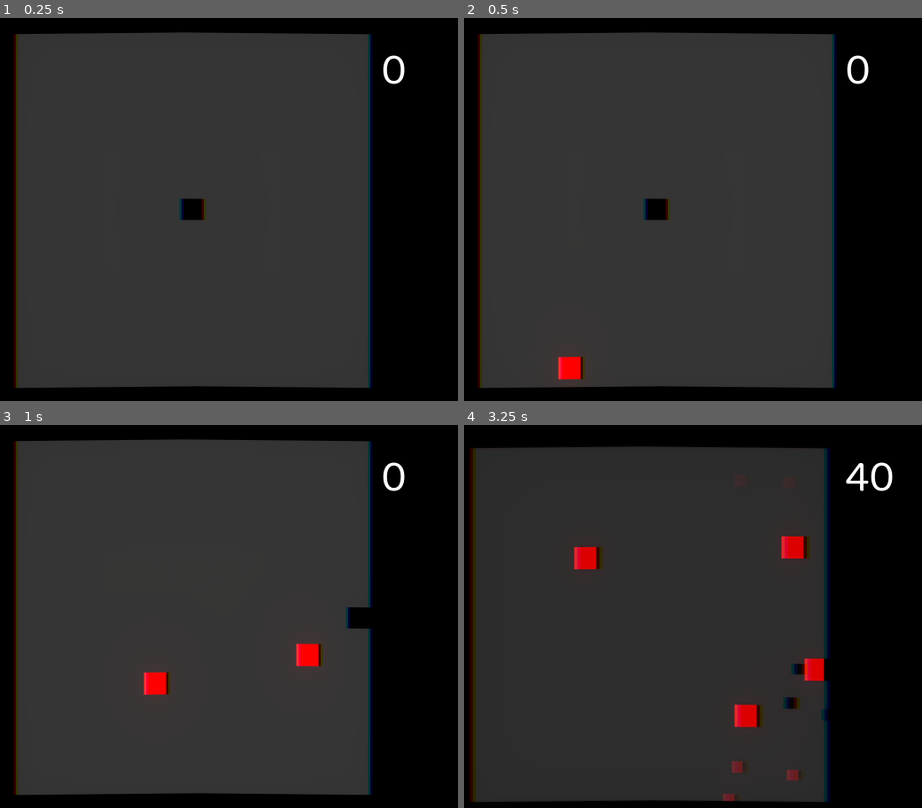
Above: before the commit, frames 1-4 (two rows, left to right).
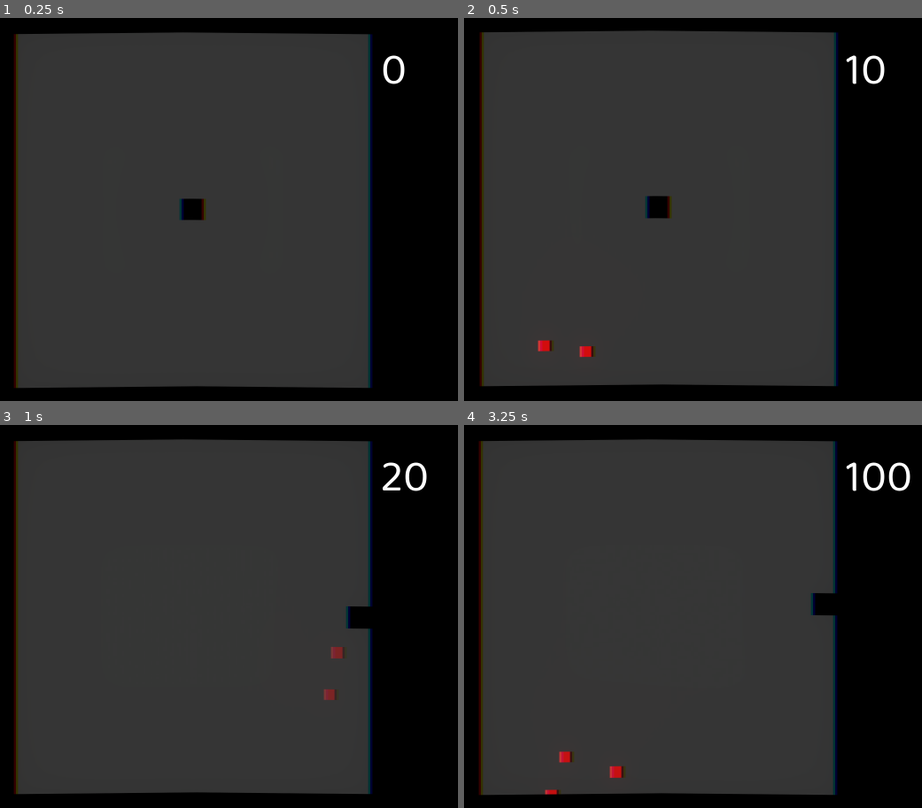
Above: after the commit, the same moments.

Repository: mariothedog/Dodge-and-Explode-
Game: Godot game, scene res://Levels/Endless Level.tscn
Same seed, same stepped clock (60 frames per second), same inputs: the game is played once before the commit and once after it. The engine's default icon, where the game draws it, is replaced by a stand-in: a white triangle on a blue panel in a dark square.
Inputs:
- Up to frame 1 (0.25 s): no input
- Up to frame 2 (0.5 s): no input
- Up to frame 3 (1 s): hold D (move_right) from 0.53 s (still down); tap Space (dash) at 0.6 s
- Up to frame 4 (3.25 s): release D (move_right) at 1.28 s; hold S (move_down) 1.28-2.03 s; tap Space (dash) at 1.35, 2.1, 2.85 s; hold D (move_right) 2.03-2.78 s; hold W (move_up) from 2.78 s (still down)

Frame 1 is identical in both runs. In frame 2, 3.9% of the frame differs, in the area x 3-92%, y 3-97%; in frame 3, 1.4%; in frame 4, 11%, in the area x 1-98%, y 3-99%.

Commit message:
Fixed enemy collision enabler bug.

Diff:
--- a/Enemies/Enemy.gd
+++ b/Enemies/Enemy.gd
@@ -39,7 +39,7 @@
 func set_target_dir(target_pos):
 	target_dir = position.direction_to(target_pos)
 
-func _on_Tile_Collision_Enabler_body_exited(_body):
+func _on_Tile_Collision_Enabler_area_entered(_area):
 	$CollisionShape2D.set_deferred("disabled", false)
 
 func die():
--- a/Enemies/Enemy.tscn
+++ b/Enemies/Enemy.tscn
@@ -56,9 +56,10 @@
 
 [node name="Tile Collision Enabler" type="Area2D" parent="."]
 collision_layer = 0
+collision_mask = 8
 
 [node name="CollisionShape2D" type="CollisionShape2D" parent="Tile Collision Enabler"]
 shape = SubResource( 1 )
 
 [node name="Tween" type="Tween" parent="."]
-[connection signal="body_exited" from="Tile Collision Enabler" to="." method="_on_Tile_Collision_Enabler_body_exited"]
+[connection signal="area_entered" from="Tile Collision Enabler" to="." method="_on_Tile_Collision_Enabler_area_entered"]
--- a/Levels/Endless Level.tscn
+++ b/Levels/Endless Level.tscn
@@ -40,6 +40,9 @@
 "shape_transform": Transform2D( 1, 0, 0, 1, 0, 0 )
 } ]
 0/z_index = 0
+
+[sub_resource type="RectangleShape2D" id=6]
+extents = Vector2( 256, 256 )
 
 [sub_resource type="Shader" id=4]
 code = "shader_type canvas_item;
@@ -132,6 +135,13 @@
 [node name="Bottom Right" type="Position2D" parent="Corners"]
 position = Vector2( 256, 256 )
 
+[node name="Level Area" type="Area2D" parent="."]
+collision_layer = 8
+collision_mask = 0
+
+[node name="CollisionShape2D" type="CollisionShape2D" parent="Level Area"]
+shape = SubResource( 6 )
+
 [node name="Spawn Enemy" type="Timer" parent="."]
 wait_time = 0.3
 autostart = true
--- a/project.godot
+++ b/project.godot
@@ -70,6 +70,7 @@
 2d_physics/layer_1="Walls"
 2d_physics/layer_2="Player"
 2d_physics/layer_3="Enemies"
+2d_physics/layer_4="Level Area"
 
 [rendering]
 
Not shown: 1 places in Levels/Endless Level.tscn that only renumber resources
